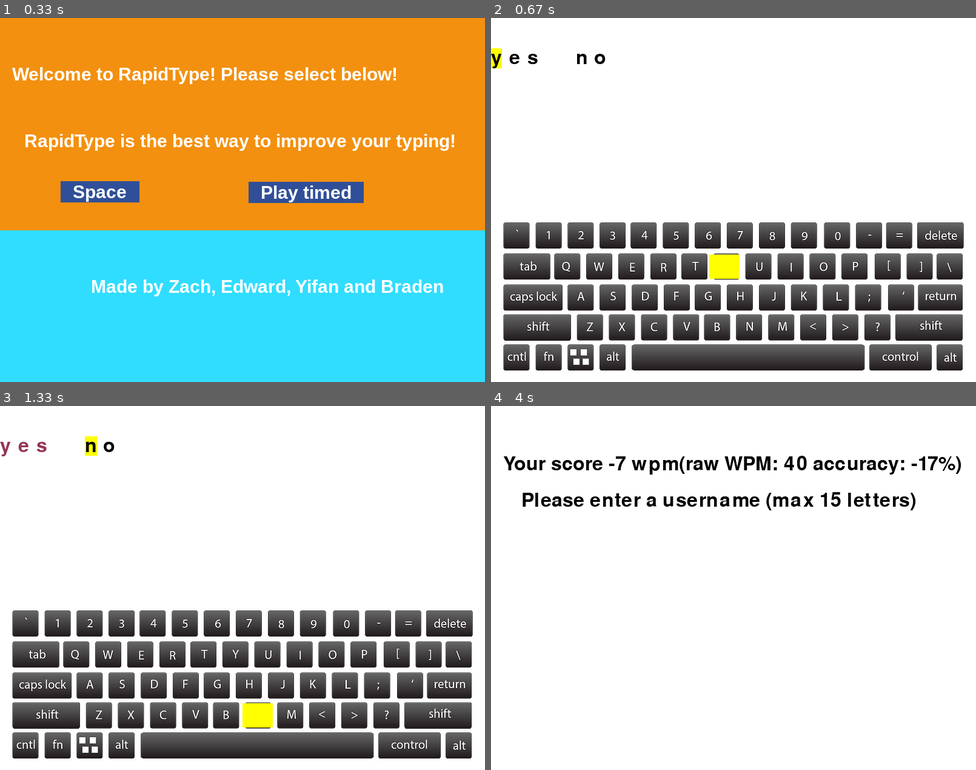
Above: before the commit, frames 1-4 (two rows, left to right).
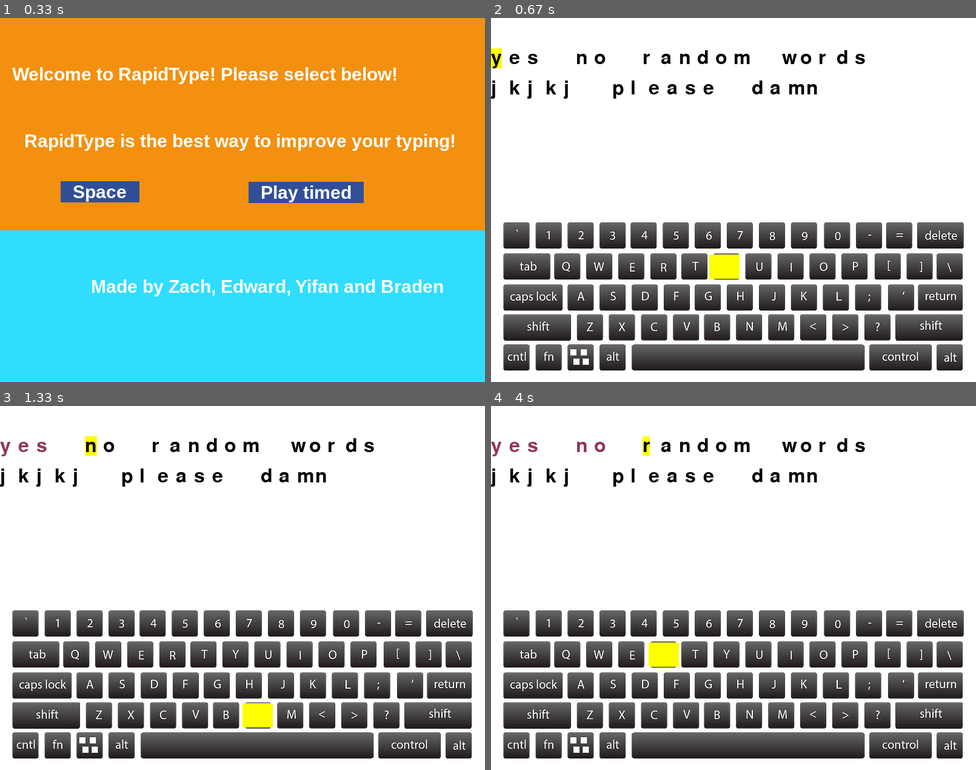
Above: after the commit, the same moments.

Repository: classTheTester/finalProject
Game: pygame game, started from randomShit/menu.py
The game is run twice, just before and just after one commit, with the same random seed, the same clock (stepped at 60 frames per second) and the same inputs.
Inputs:
- Up to frame 1 (0.33 s): no input
- Up to frame 2 (0.67 s): click "Play timed" at 0.38 s
- Up to frame 3 (1.33 s): type "ann" at 0.67 s; tap Enter at 1 s; tap Space at 1.22 s
- Up to frame 4 (4 s): tap Enter at 1.55 s; tap 1 at 2.98 s; tap Space at 3.38, 3.68 s

Frame 1 is identical in both runs. In frame 2, 1.1% of the frame differs, in the area x 0-78%, y 8-23%; in frame 3, 1.1%; in frame 4, 33%, in the area x 0-98%, y 8-97%.

Commit message:
Update testingClassesGame.py

Diff:
--- a/randomShit/testingClassesGame.py
+++ b/randomShit/testingClassesGame.py
@@ -19,7 +19,8 @@
         self.keyboardImg = pygame.image.load("keyboard.png")
         self.display_surface = pygame.display.set_mode((self.X, self.Y))
         pygame.display.set_caption('Show Text')
-        self.words = ['yes', 'no']
+        self.words = ['yes', 'no', 'random', 'words', 'jkjkj', 'please', 'damn']
+        self.level = 0 #need to add a function that can take a user difficulty level and string together random words from the dedicated level list (to make another list)
         self.listClass = []
         self.wordsCounter = 0
         self.endList = False
